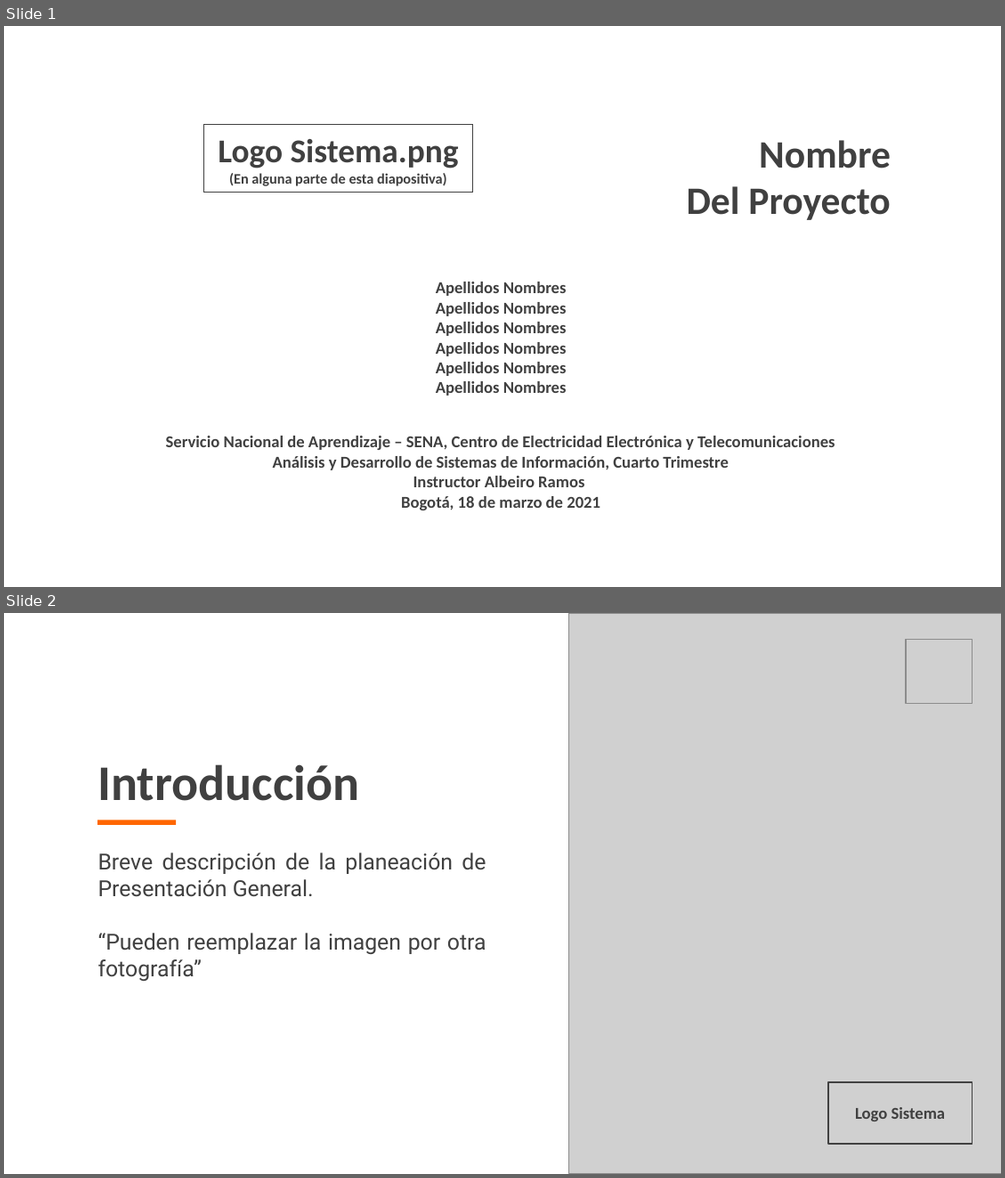
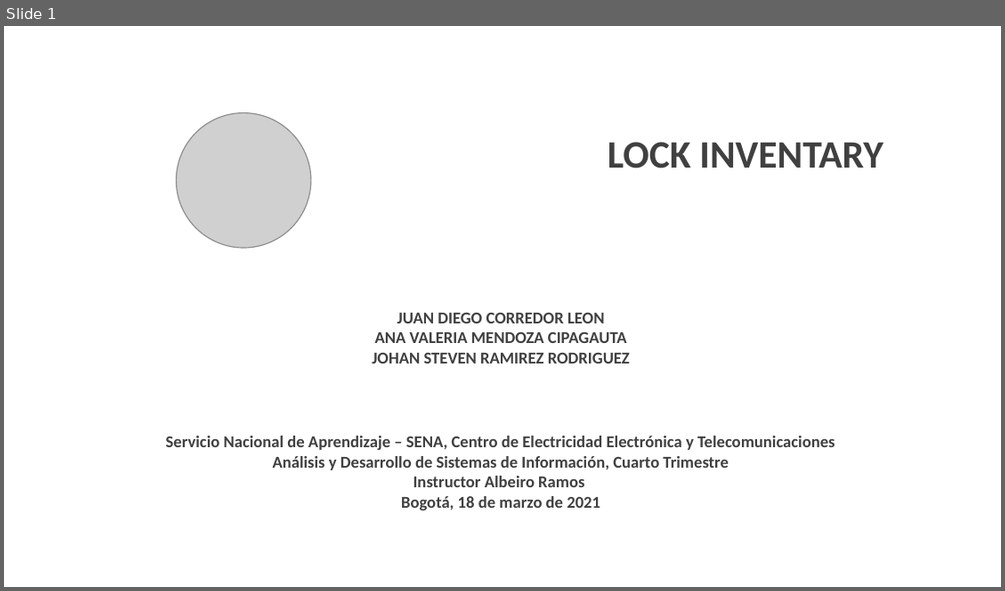
Before and after one commit to 9anavaleria/Proyecto, a slide deck: app/app_documentacion/1er_trim/1_1_proyecto/1_1_1_presentacion_proyecto.pptx. Shown one above the other, each under a label of ours: slides 1 and 2 before the commit, slide 1 after it. The pictures are 1005x1178 and 1005x591 pixels, drawn with LibreOffice and Linux fonts; fonts in the diff are those of the drawing; grey boxes stand for pictures; background and template pictures are left out. Boxes give left, top, right and bottom in pixels: in the first picture for what was removed or moved away, otherwise in the second. Text is boxed around its words. In the diff, an @@ line names an element or a change of style, - is before the commit and + after.

```diff
--- a/app/app_documentacion/1er_trim/1_1_proyecto/1_1_1_presentacion_proyecto.pptx
+++ b/app/app_documentacion/1er_trim/1_1_proyecto/1_1_1_presentacion_proyecto.pptx
@@ slide 2 removed at box(4, 613, 1001, 1174), background picture (left out) @@
@@ picture removed at box(569, 613, 1001, 1173) @@
@@ picture removed at box(906, 639, 973, 704) @@
@@ text removed at box(97, 764, 359, 801) @@
-Introducción
@@ rectangle removed at box(97, 819, 177, 824) @@
@@ text removed at box(98, 852, 486, 981) @@
-Breve descripción de la planeación de Presentación General.
-“Pueden reemplazar la imagen por otra fotografía”
@@ rectangle removed at box(828, 1083, 972, 1144) @@
@@ text removed at box(855, 1107, 946, 1121) @@
-Logo Sistema
@@ slide 1 changed as well @@
@@ picture added at box(177, 112, 311, 248) @@
@@ rectangle removed at box(204, 125, 472, 192) @@
-Logo Sistema.png
-(En alguna parte de esta diapositiva)
@@ text at box(607, 142, 883, 168): text changed @@
-Nombre
-Del Proyecto
+LOCK INVENTARY
@@ text at box(372, 313, 630, 363): text changed @@
-Apellidos Nombres
-Apellidos Nombres
-Apellidos Nombres
-Apellidos Nombres
-Apellidos Nombres
-Apellidos Nombres
+JUAN DIEGO CORREDOR LEON
+ANA VALERIA MENDOZA CIPAGAUTA
+JOHAN STEVEN RAMIREZ RODRIGUEZ
```
Also in this commit, not shown: 4 other slides changed, 10 slides added, 6 other slides removed, 3 other files.
